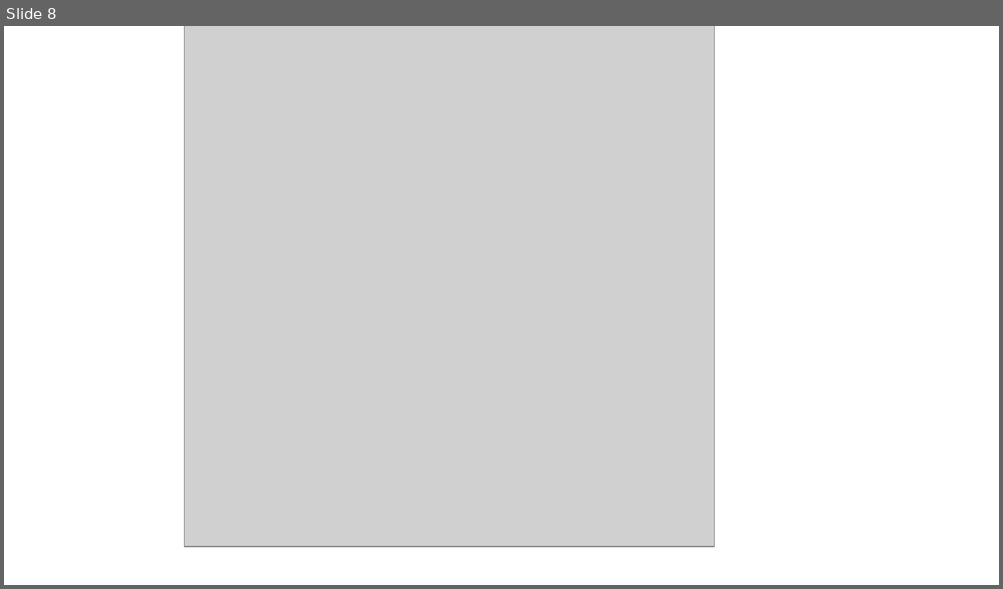
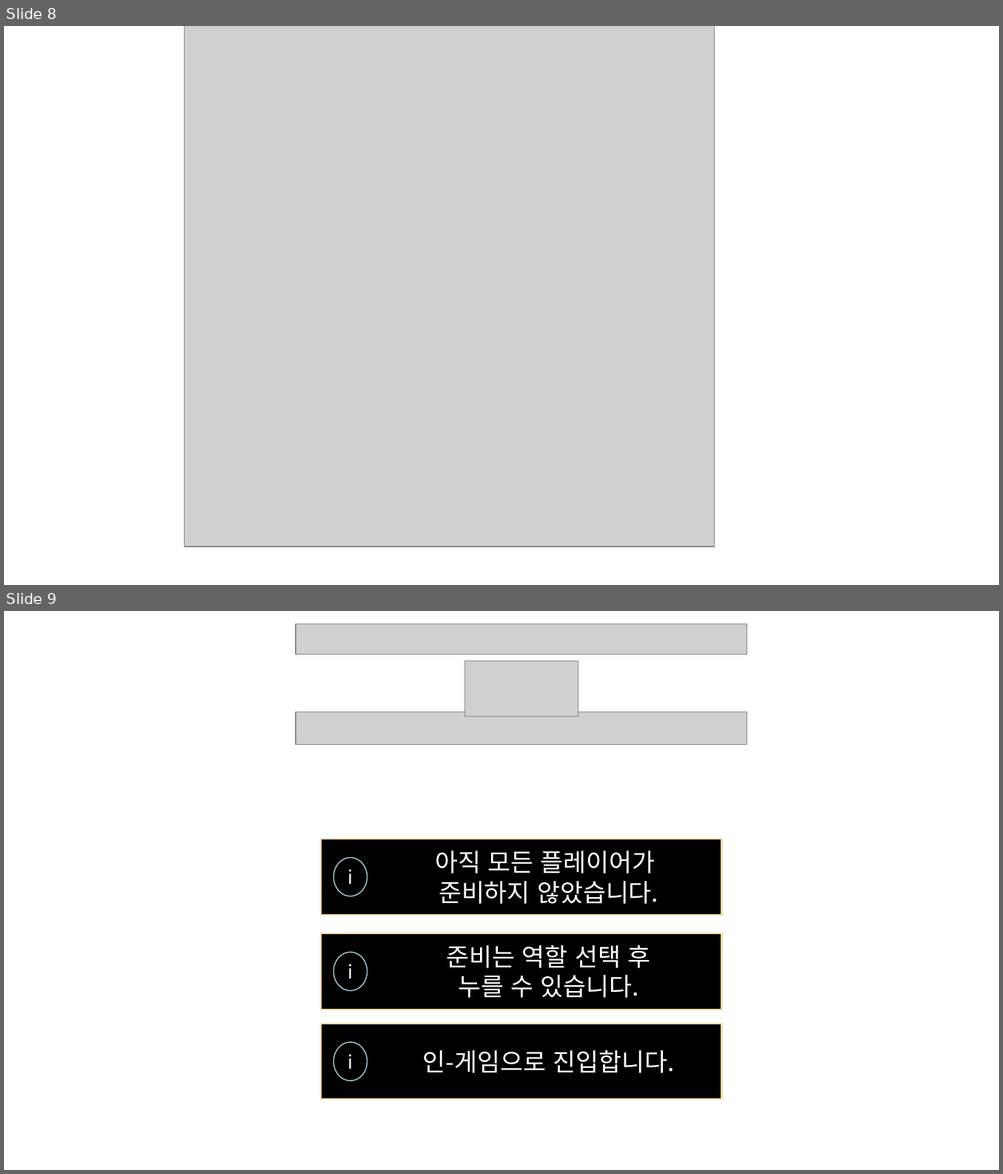
Before and after one commit to kiption/XD, a slide deck: Client/PvE/REVENGER/UI/XDUI/UI.pptx. Shown one above the other, each under a label of ours: slide 8 before the commit, slides 8 and 9 after it. The pictures are 1003x589 and 1003x1174 pixels, drawn with LibreOffice and Linux fonts; fonts in the diff are those of the drawing; grey boxes stand for pictures. Boxes give left, top, right and bottom in pixels: in the first picture for what was removed or moved away, otherwise in the second. Text is boxed around its words. In the diff, an @@ line names an element or a change of style, - is before the commit and + after.

Commit message:
#07-25 이세철 UI 추가 및 초기 설정
UI 현재 제작 후 위치 조정을 위해 위치 값만 설정 함. 서버 연동을 하면서 하기 위해 현재는 주석으로 막아둠.

```diff
--- a/Client/PvE/REVENGER/UI/XDUI/UI.pptx
+++ b/Client/PvE/REVENGER/UI/XDUI/UI.pptx
@@ slide 9 added at <box>4,611,999,1170</box>, background #FFFFFF @@
@@ picture added at <box>296,624,747,654</box> @@
@@ picture added at <box>464,661,578,716</box> @@
@@ picture added at <box>296,712,747,744</box> @@
@@ rectangle added at <box>321,840,722,915</box>, fill #000000, outline #F6DEAA 1.5 pt @@
@@ rounded rectangle added at <box>379,840,717,915</box>, 24 pt, text #FFFFFF @@
+아직 모든 플레이어가
+준비하지 않았습니다.
@@ ellipse added at <box>334,858,367,897</box>, outline #A6C9D6 1 pt, 18 pt, text #FFFFFF @@
+i
@@ rectangle added at <box>321,934,722,1010</box>, fill #000000, outline #F6DEAA 1.5 pt @@
@@ rounded rectangle added at <box>379,934,717,1010</box>, 24 pt, text #FFFFFF @@
+준비는 역할 선택 후
+누를 수 있습니다.
@@ ellipse added at <box>334,953,367,991</box>, outline #A6C9D6 1 pt, 18 pt, text #FFFFFF @@
+i
@@ rectangle added at <box>321,1024,722,1099</box>, fill #000000, outline #F6DEAA 1.5 pt @@
@@ rounded rectangle added at <box>379,1024,717,1099</box>, 24 pt, text #FFFFFF @@
+인-게임으로 진입합니다.
@@ ellipse added at <box>334,1042,367,1081</box>, outline #A6C9D6 1 pt, 18 pt, text #FFFFFF @@
+i
```
Also in this commit, not shown: 2 slides changed, 1 other slide added, 16 other files.
